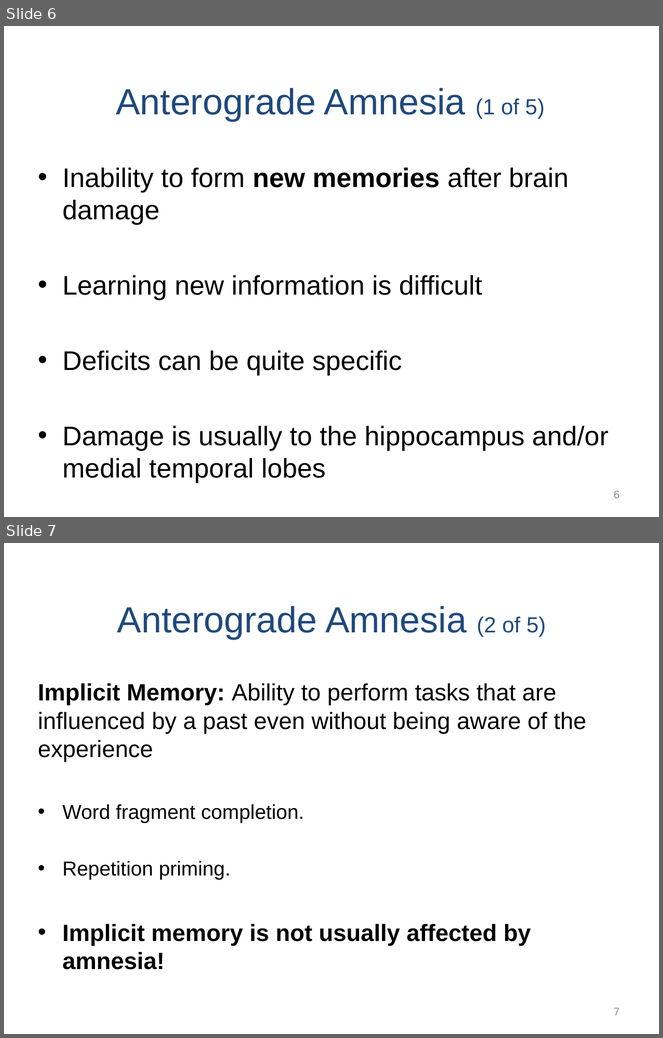
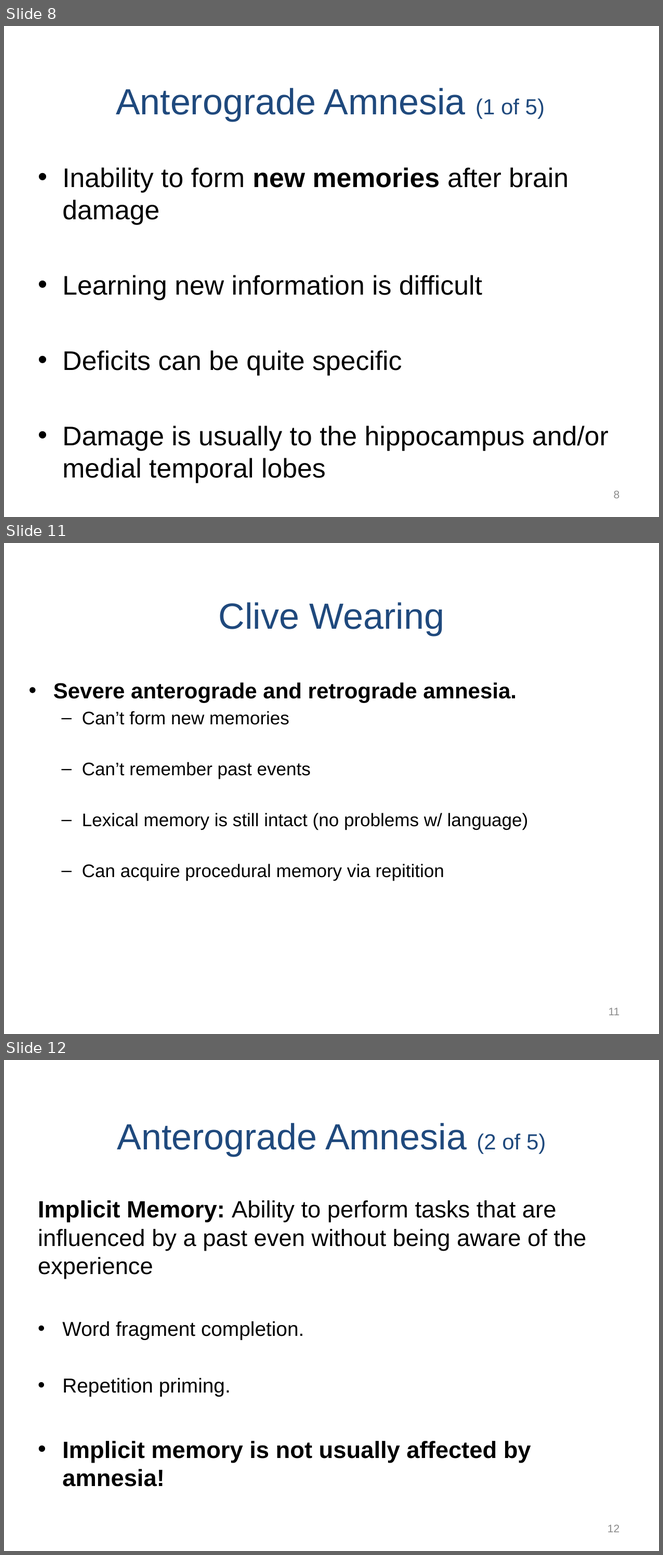
Before and after one commit to npm27/Teaching-Materials, a slide deck: Memory/Slides/Chapter 10.PPTX. Shown one above the other, each under a label of ours: slides 6 and 7 before the commit, slides 8, 11 and 12 after it; the slides between them are not shown. The pictures are 663x1038 and 663x1555 pixels, drawn with LibreOffice and Linux fonts; fonts in the diff are those of the drawing. Boxes give left, top, right and bottom in pixels: in the first picture for what was removed or moved away, otherwise in the second. Text is boxed around its words. In the diff, an @@ line names an element or a change of style, - is before the commit and + after.

```diff
--- a/Memory/Slides/Chapter 10.PPTX
+++ b/Memory/Slides/Chapter 10.PPTX
@@ slide 11 added at [4,543,659,1034], background #FFFFFF @@
@@ title added at [219,602,444,636], 40 pt, text #1F497D @@
+Clive Wearing
@@ text added at [53,682,529,881], 20 pt, text #000000 @@
+• Severe anterograde and retrograde amnesia.
+  – Can’t form new memories
+  – Can’t remember past events
+  – Lexical memory is still intact (no problems w/ language)
+  – Can acquire procedural memory via repitition
@@ page number added at [609,1008,620,1016], 12 pt, text #8C8C8C @@
+11
@@ what was slide 6 is now slide 8 @@
@@ what was slide 7 is now slide 12 @@
@@ page number at [608,1525,620,1533]: text changed @@
-7
+12
```
Also in this commit, not shown: 3 slides changed, 10 other slides added.
